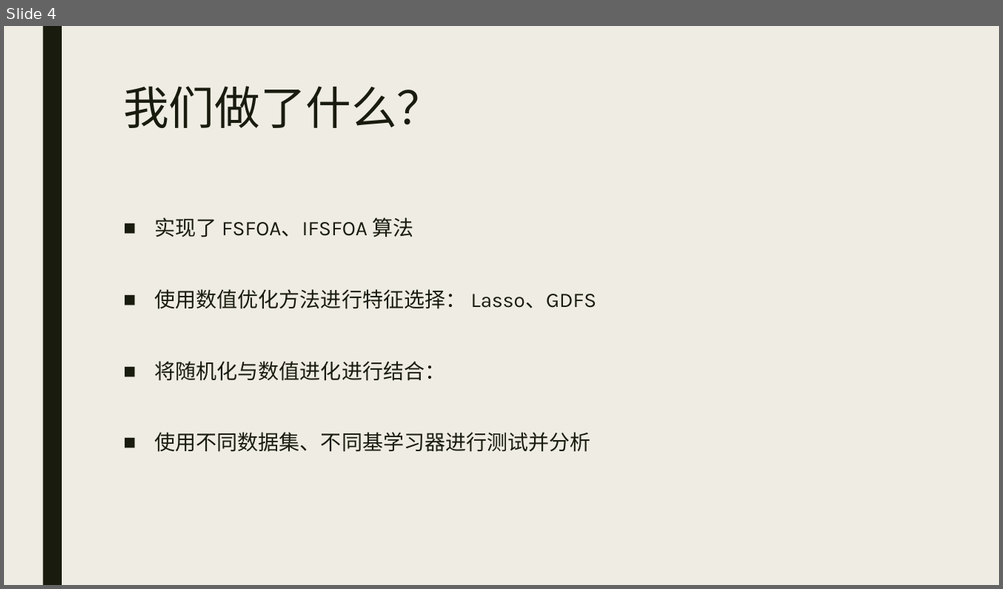
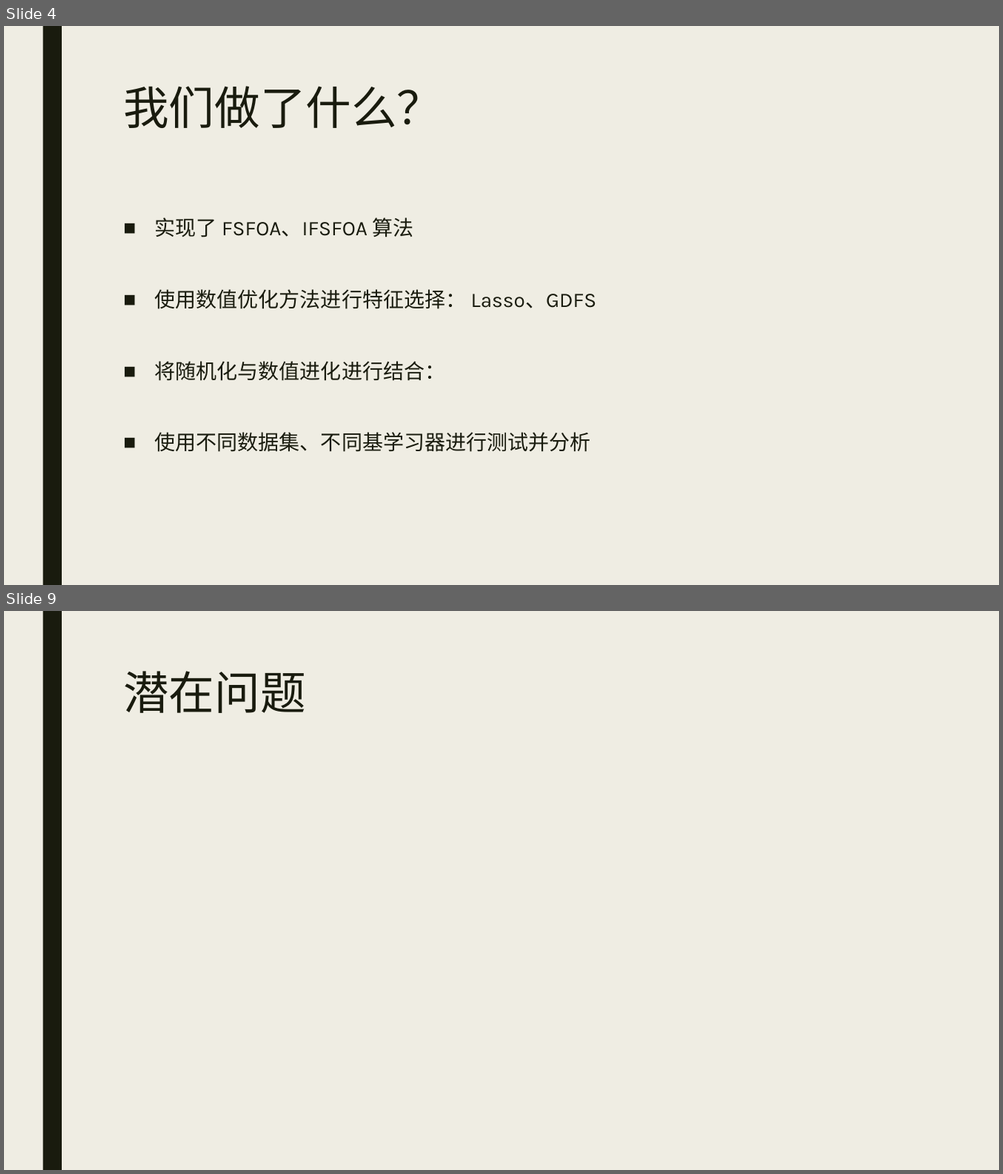
Before and after one commit to WNJXYK/JLU_FeatureSelection, a slide deck: Doc/Pre.pptx. Shown one above the other, each under a label of ours: slide 4 before the commit, slides 4 and 9 after it; the slides between them are not shown. The pictures are 1003x589 and 1003x1174 pixels, drawn with LibreOffice and Linux fonts; fonts in the diff are those of the drawing; grey boxes stand for pictures. Boxes give left, top, right and bottom in pixels: in the first picture for what was removed or moved away, otherwise in the second. Text is boxed around its words. In the diff, an @@ line names an element or a change of style, - is before the commit and + after.

```diff
--- a/Doc/Pre.pptx
+++ b/Doc/Pre.pptx
@@ slide 9 added at (x1=4, y1=611, x2=999, y2=1170), background #EFEDE3; not listed: 1 template element that a slide beside it also shows @@
@@ title added at (x1=123, y1=671, x2=305, y2=713), 44 pt, text #191B0E @@
+潜在问题
```
Also in this commit, not shown: 2 slides changed, 6 other slides added, 2 other files.
